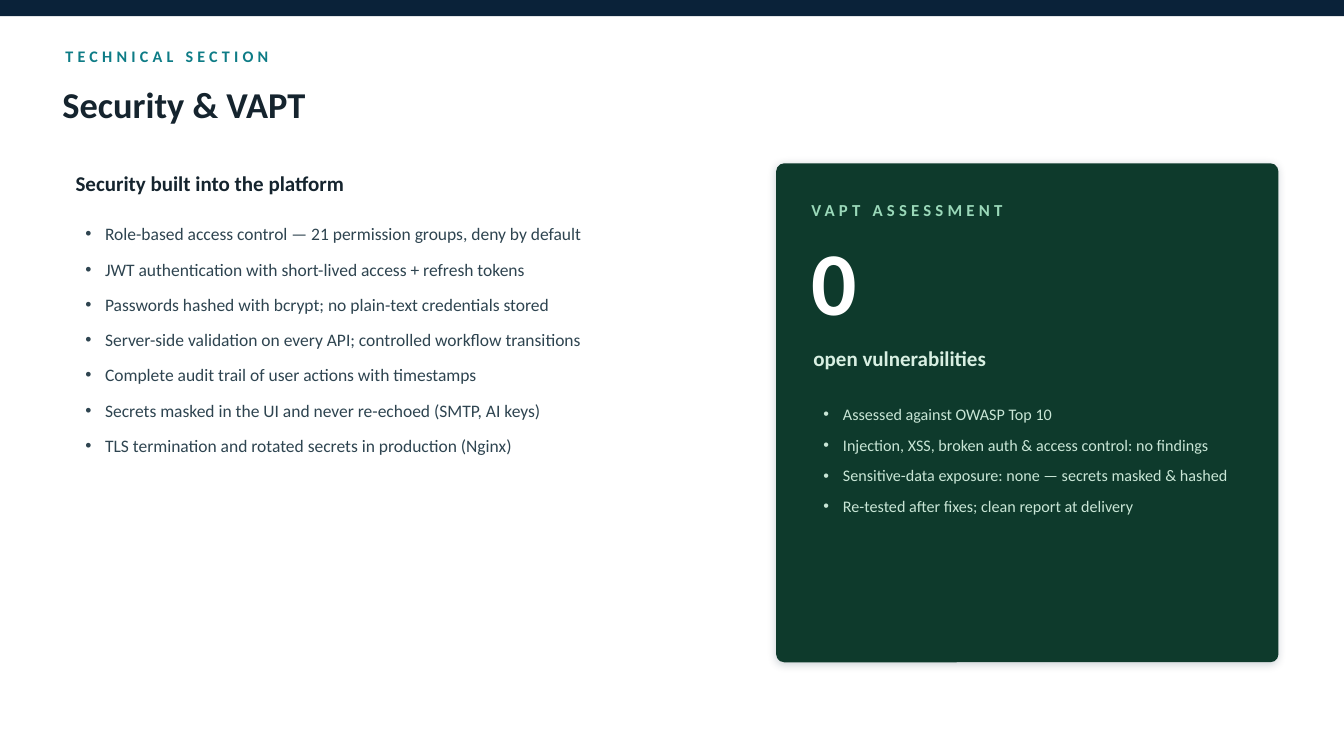
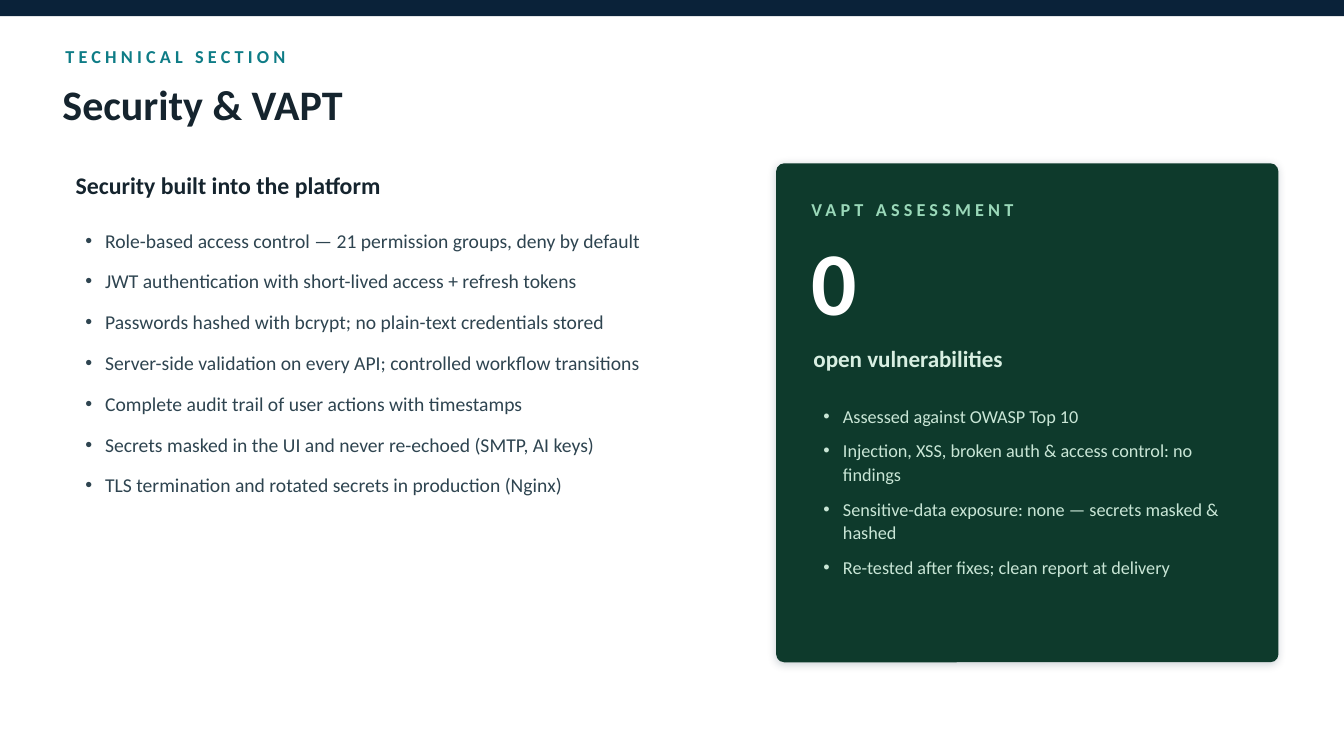
Before and after one commit to mobiliseapplabllp/maritime-project-presentation, a slide deck: slide 31 of dist/mundra-portal-project-presentation.pptx. Drawn at 1344x756 pixels with LibreOffice and Linux fonts; fonts in the diff are those of the drawing. Boxes give left, top, right and bottom in pixels: in the first picture for what was removed or moved away, otherwise in the second. Text is boxed around its words. In the diff, an @@ line names an element or a change of style, - is before the commit and + after.

```diff
--- a/dist/mundra-portal-project-presentation.pptx
+++ b/dist/mundra-portal-project-presentation.pptx
@@ text "TECHNICAL SECTION" at (x1=65, y1=51, x2=285, y2=63): size 11.5 to 13 pt @@
@@ text "Security & VAPT" at (x1=62, y1=90, x2=343, y2=127): size 26 to 30 pt @@
@@ text "Security built into the platform" at (x1=76, y1=177, x2=381, y2=198): size 15 to 17 pt @@
@@ text "VAPT ASSESSMENT" at (x1=812, y1=194, x2=1243, y2=226): size 12 to 13 pt @@
@@ text "Role-based access control — 21 ..." at (x1=105, y1=234, x2=639, y2=496): size 12.5 to 14 pt; more space between paragraphs @@
@@ text "open vulnerabilities" at (x1=813, y1=350, x2=1002, y2=371): size 15 to 16.5 pt @@
@@ text "Assessed against OWASP Top 10" at (x1=843, y1=410, x2=1203, y2=577): size 11.5 to 13 pt; more space between paragraphs @@
```
Also in this commit, not shown: 31 other slides changed, 3 other files.
